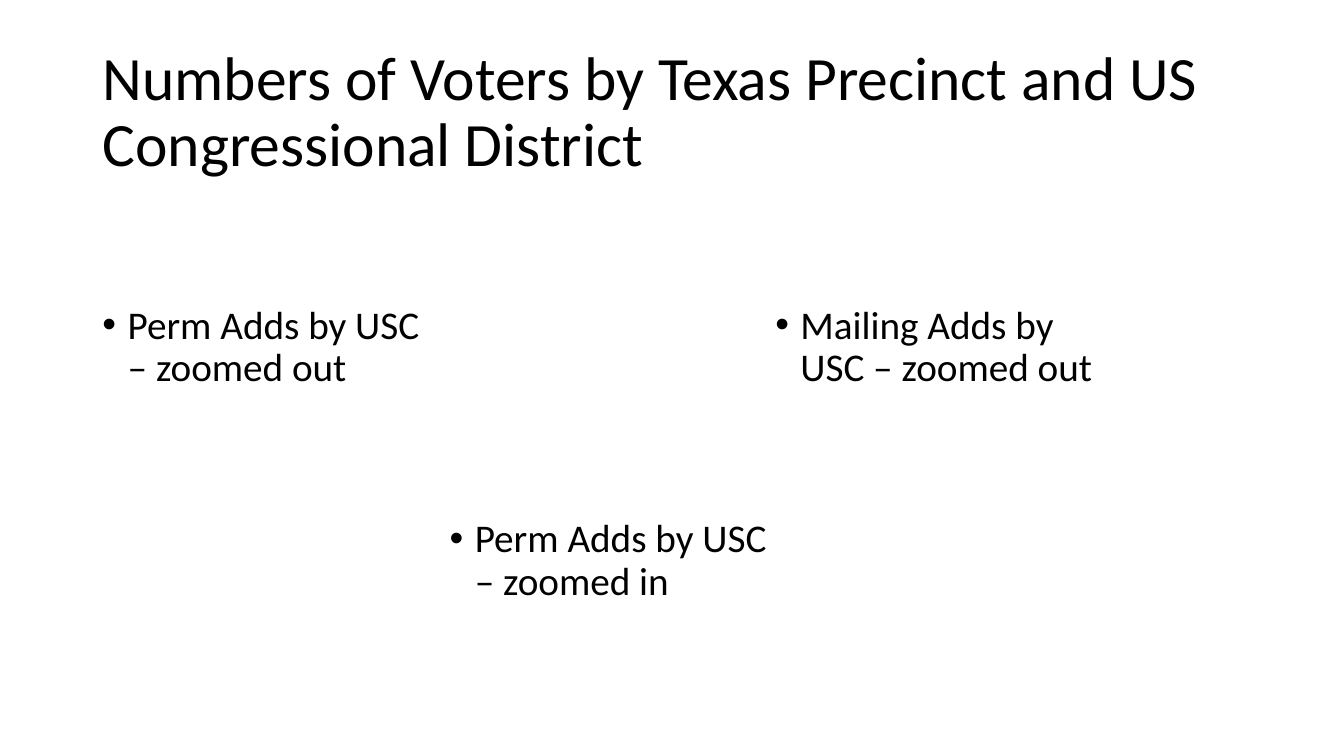
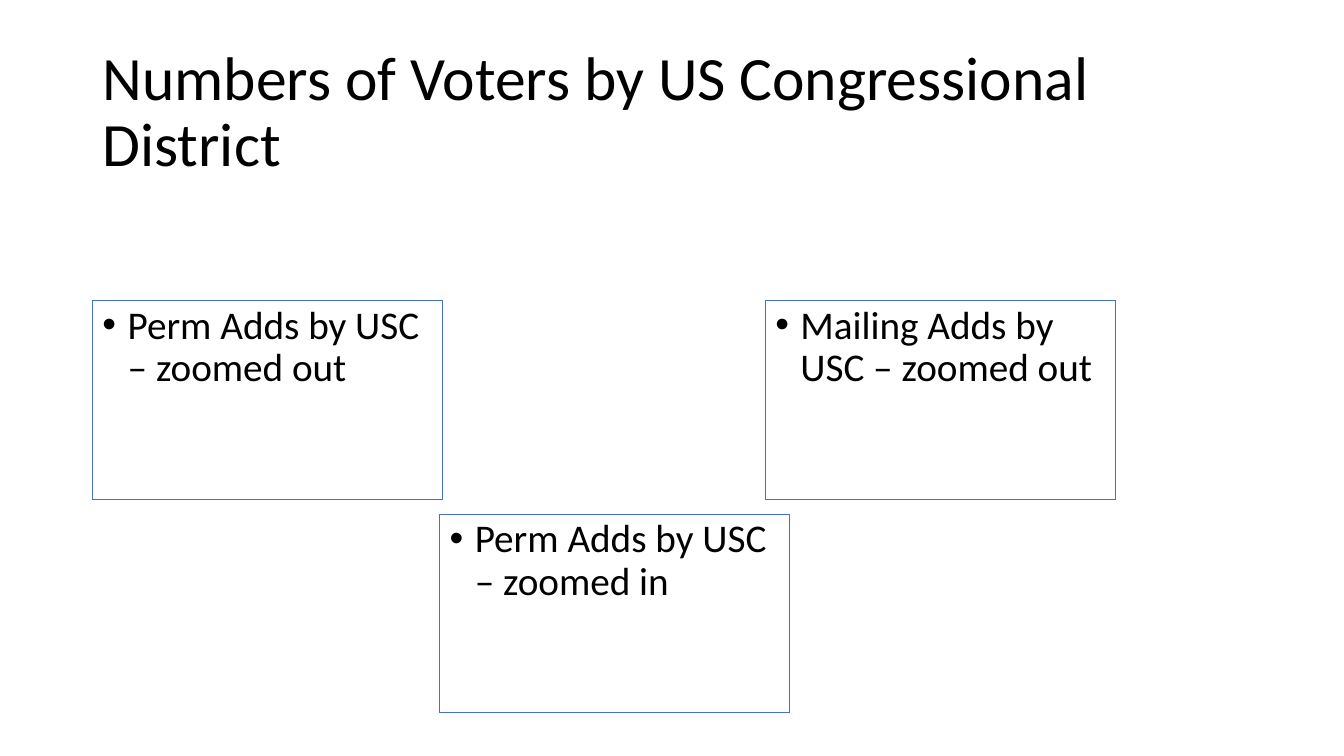
Before and after one commit to emigre459/TXVoterRolls, a slide deck: slide 4 of Viz_Storyboard.pptx. Drawn at 1344x756 pixels with LibreOffice and Linux fonts; fonts in the diff are those of the drawing. Boxes give left, top, right and bottom in pixels: in the first picture for what was removed or moved away, otherwise in the second. Text is boxed around its words. In the diff, an @@ line names an element or a change of style, - is before the commit and + after.

```diff
--- a/Viz_Storyboard.pptx
+++ b/Viz_Storyboard.pptx
@@ title at <box>102,57,1089,167</box>: text changed @@
-Numbers of Voters by Texas Precinct and US Congressional District
+Numbers of Voters by US Congressional District
@@ 3 rectangles: place and size @@
-3 rectangles at <box>128,311,1092,596</box>
+3 rectangles at <box>93,300,1116,713</box>
@@ outline none to #4472C4 0.75 pt in 3 elements at <box>93,300,444,499</box>, <box>765,300,1116,499</box>, <box>440,514,790,713</box> @@
```
Also in this commit, not shown: 4 other slides changed, 1 slide removed, 5 other files.
